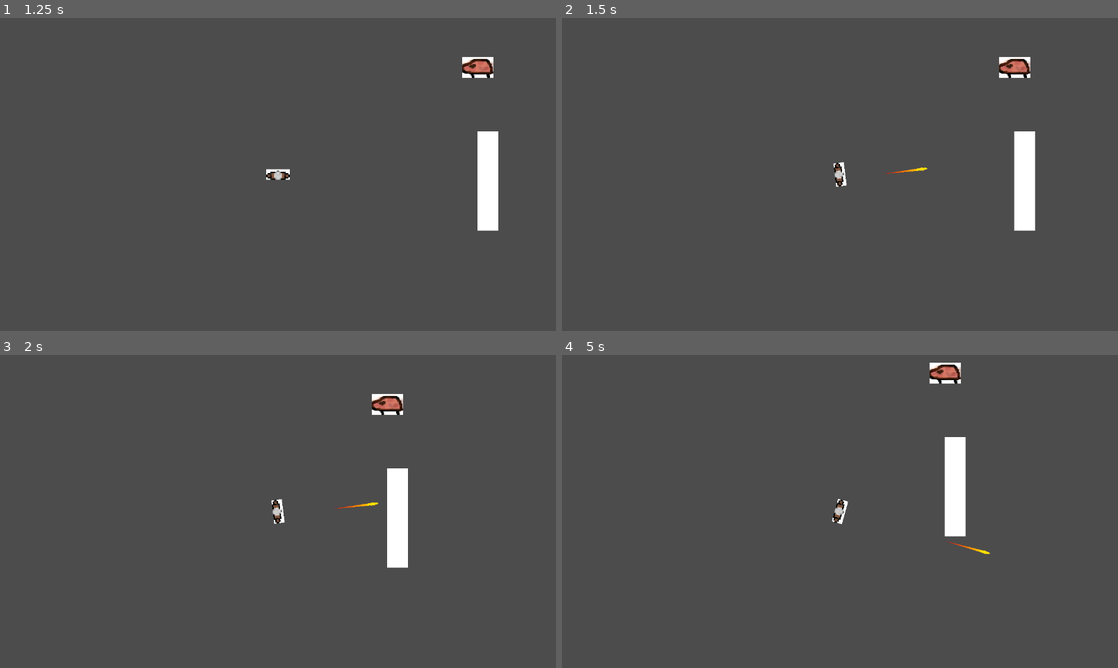
Above: before the commit, frames 1-4 (two rows, left to right).
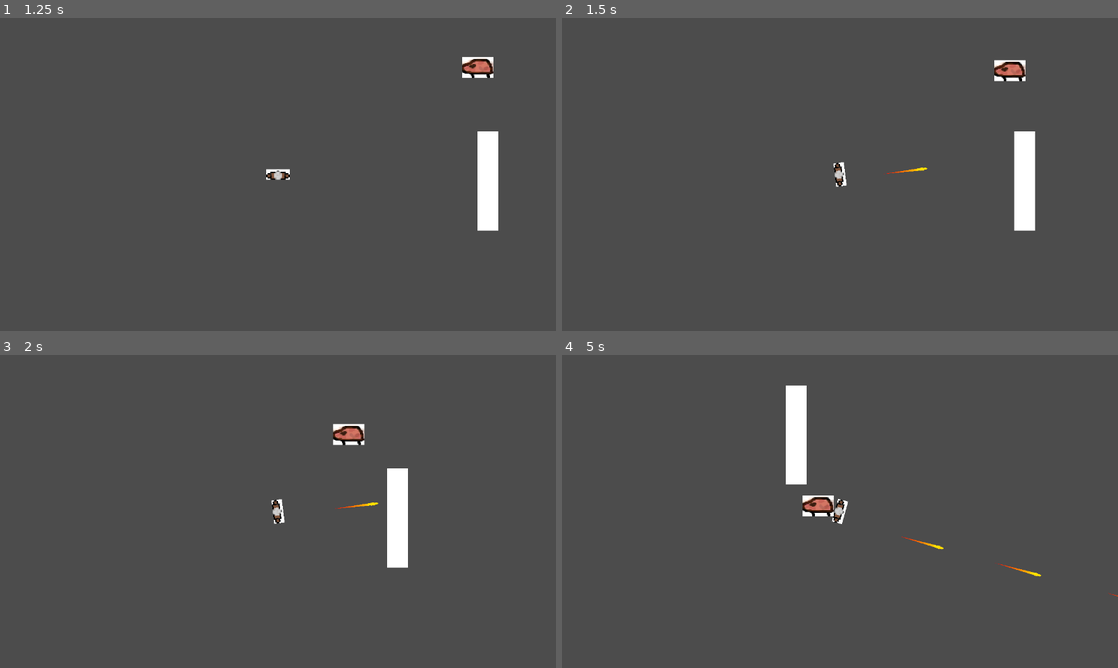
Above: after the commit, the same moments.

Repository: aleziz01/StalkerGame
Game: Godot game, scene res://scenes/main_menu.tscn
Same seed, same stepped clock (60 frames per second), same inputs: the game is played once before the commit and once after it.
Inputs (mouse positions are in pixels of both pictures, inside the frame that each line leads up to):
- Up to frame 1 (1.25 s): click (278, 165) at 0.5 s
- Up to frame 2 (1.5 s): tap Enter at 1.25 s; move the mouse to (962, 158) at 1.27 s; press the mouse at (962, 158) at 1.28 s; hold D (right) from 1.28 s (still down)
- Up to frame 3 (2 s): keep holding D (right)
- Up to frame 4 (5 s): move the mouse to (728, 527) at 2.02 s; release D (right) at 2.03 s; release the mouse at (728, 527) at 2.03 s; hold S (down) 2.03-2.78 s; click (728, 527) at 2.1 s; move the mouse to (895, 442) at 2.77 s; press the mouse at (895, 442) at 2.78 s; hold D (right) 2.78-3.53 s; move the mouse to (812, 574) at 3.52 s; release the mouse at (812, 574) at 3.53 s; hold W (up) 3.53-4.28 s; click (812, 574) at 3.6 s; move the mouse to (1006, 558) at 4.27 s; press the mouse at (1006, 558) at 4.28 s; hold A (left) from 4.28 s (still down)

Frame 1 is identical in both runs. In frame 2, 0.4% of the frame differs, in the area x 77-85%, y 12-21%; in frame 3, 0.8%; in frame 4, 3.3%, in the area x 40-100%, y 2-78%.

Commit message:
added mutant

Diff:
--- a/scenes/mutant.tscn
+++ b/scenes/mutant.tscn
@@ -1,6 +1,7 @@
-[gd_scene load_steps=4 format=3 uid="uid://dg6e7ehmdmte6"]
+[gd_scene load_steps=6 format=3 uid="uid://dg6e7ehmdmte6"]
 
 [ext_resource type="Texture2D" uid="uid://bnceq4apruqn2" path="res://Concept Art/mutant.png" id="1_7h4t7"]
+[ext_resource type="Script" uid="uid://u4ogt801wyls" path="res://scripts/mutant.gd" id="1_smdei"]
 
 [sub_resource type="SpriteFrames" id="SpriteFrames_smdei"]
 animations = [{
@@ -16,7 +17,11 @@
 [sub_resource type="CircleShape2D" id="CircleShape2D_7h4t7"]
 radius = 473.00424
 
-[node name="CharacterBody2D" type="CharacterBody2D"]
+[sub_resource type="RectangleShape2D" id="RectangleShape2D_3umk4"]
+size = Vector2(74, 50)
+
+[node name="Mutant" type="CharacterBody2D"]
+script = ExtResource("1_smdei")
 
 [node name="AnimatedSprite2D" type="AnimatedSprite2D" parent="."]
 scale = Vector2(2, 2)
@@ -30,3 +35,11 @@
 shape = SubResource("CircleShape2D_7h4t7")
 
 [node name="CollisionShape2D" type="CollisionShape2D" parent="."]
+shape = SubResource("RectangleShape2D_3umk4")
+
+[node name="Timer" type="Timer" parent="."]
+wait_time = 5.0
+autostart = true
+
+[connection signal="body_entered" from="DetectionRange" to="." method="_on_detection_range_body_entered"]
+[connection signal="timeout" from="Timer" to="." method="_on_timer_timeout"]
--- a/scenes/projectile.tscn
+++ b/scenes/projectile.tscn
@@ -54,7 +54,6 @@
 [node name="Camera2D" type="Camera2D" parent="."]
 
 [node name="ParticlePosition" type="Node2D" parent="."]
-position = Vector2(13, 0)
 
 [connection signal="body_entered" from="." to="." method="_on_body_entered"]
 [connection signal="timeout" from="decayTimer" to="." method="_on_decay_timer_timeout"]
--- /dev/null
+++ b/scripts/mutant.gd
@@ -0,0 +1,23 @@
+extends CharacterBody2D
+
+var speed=25
+var direction=Vector2.ZERO
+
+func _physics_process(delta: float) -> void:
+	if target:
+		direction=(target.global_position-global_position).normalized()
+	global_position+=direction*speed*delta
+	move_and_slide()
+@onready var timer: Timer = $Timer
+
+var target=null
+func _on_detection_range_body_entered(body: Node2D) -> void:
+	target=body
+	speed=200
+	direction=(body.global_position-global_position).normalized()
+	timer.stop()
+
+func _on_timer_timeout() -> void:
+	direction=Vector2(randf_range(-1,1),randf_range(-1,1))
+	await get_tree().create_timer(2.0).timeout
+	direction=Vector2.ZERO
Not shown, added: scripts/mutant.gd.uid
